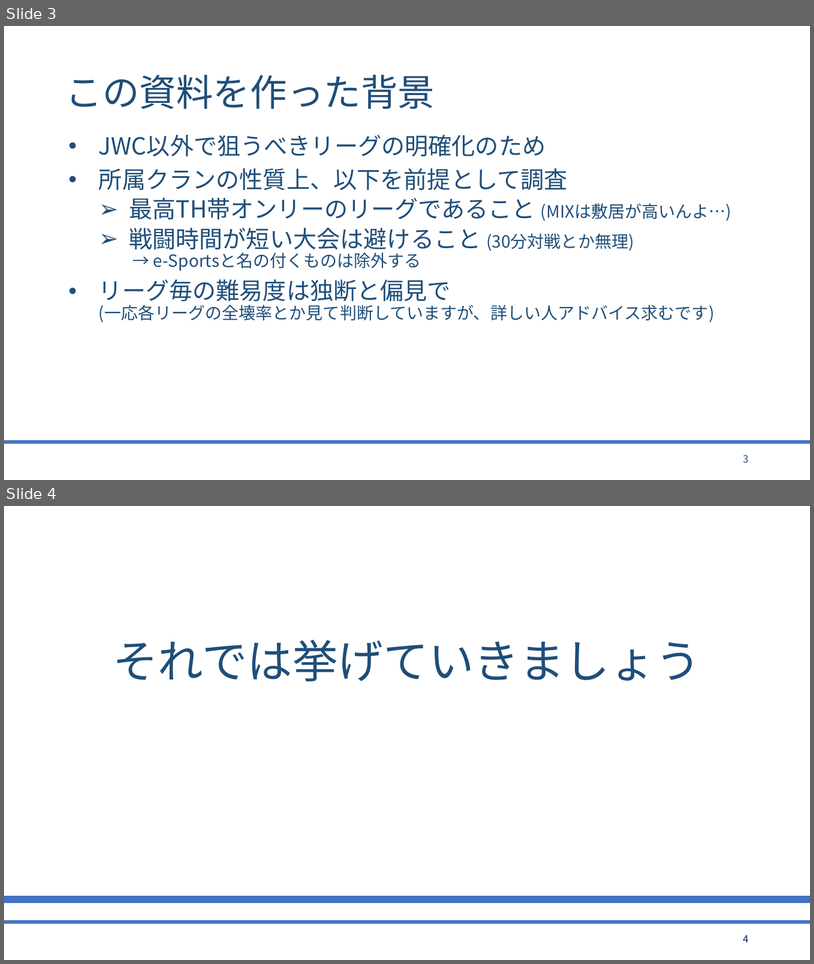
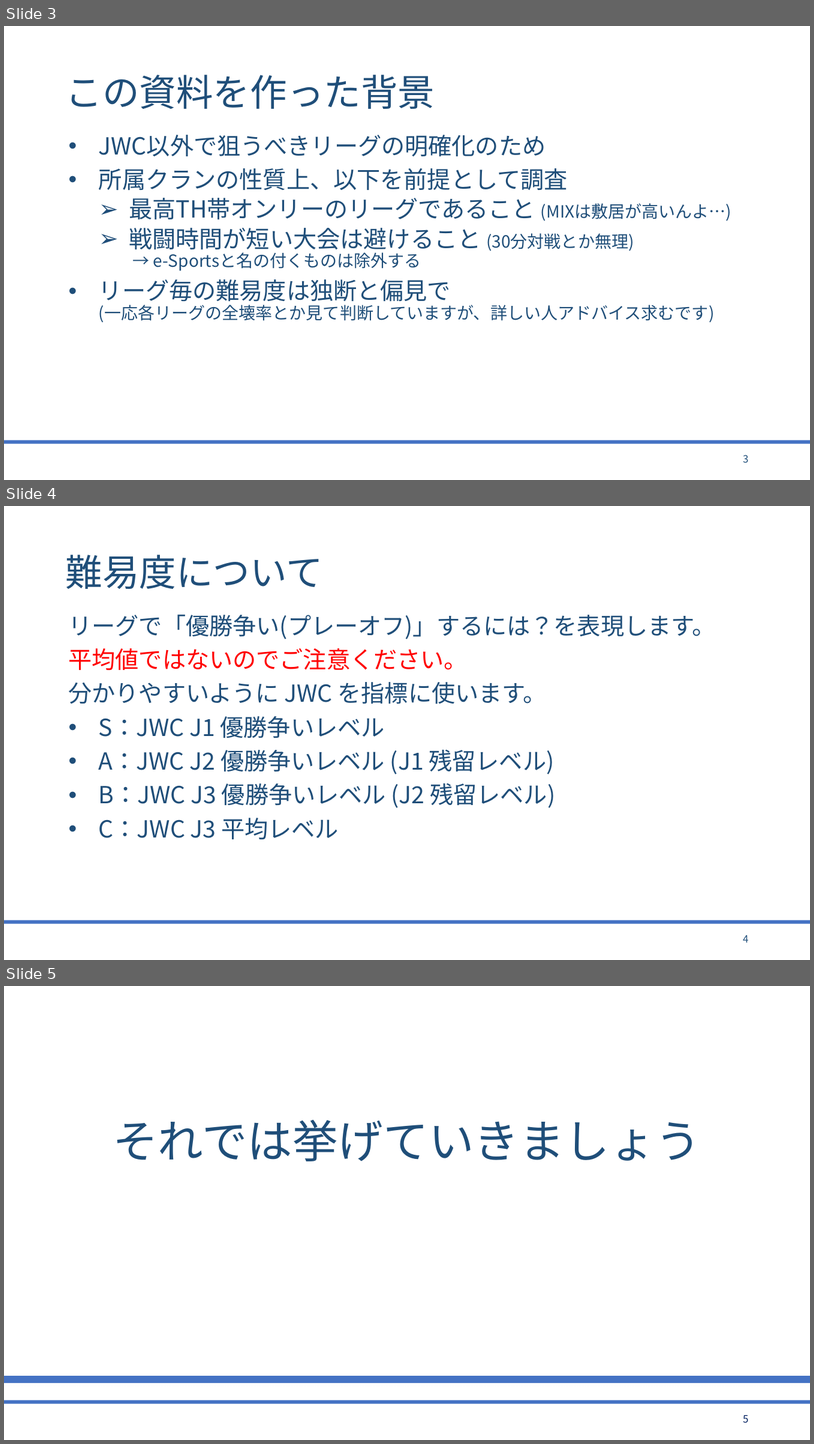
Before and after one commit to bigtreeCoC/documents, a slide deck: リーグ調査.pptx. Shown one above the other, each under a label of ours: slides 3 and 4 before the commit, slides 3, 4 and 5 after it. The pictures are 814x964 and 814x1444 pixels, drawn with LibreOffice and Linux fonts; fonts in the diff are those of the drawing. Boxes give left, top, right and bottom in pixels: in the first picture for what was removed or moved away, otherwise in the second. Text is boxed around its words. In the diff, an @@ line names an element or a change of style, - is before the commit and + after.

Commit message:
リーグ調査

```diff
--- a/リーグ調査.pptx
+++ b/リーグ調査.pptx
@@ slide 4 added at [4,506,810,960], background #FFFFFF; not listed: 1 template element that a slide beside it also shows @@
@@ title added at [65,555,323,589], 44 pt, text #1F4E79 @@
+難易度について
@@ text added at [69,615,716,839], 28 pt, text #1F4E79 @@
+リーグで「優勝争い(プレーオフ)」するには？を表現します。
+平均値ではないのでご注意ください。
+分かりやすいように JWC を指標に使います。
+• S：JWC J1 優勝争いレベル
+• A：JWC J2 優勝争いレベル (J1 残留レベル)
+• B：JWC J3 優勝争いレベル (J2 残留レベル)
+• C：JWC J3 平均レベル
@@ page number added at [743,934,749,942], 12 pt, text #1F4E79 @@
+4
@@ what was slide 4 is now slide 5 @@
@@ page number at [743,1414,749,1423]: text changed @@
-4
+5
```
Also in this commit, not shown: 13 slides changed, 1 other slide added, 1 other file.
